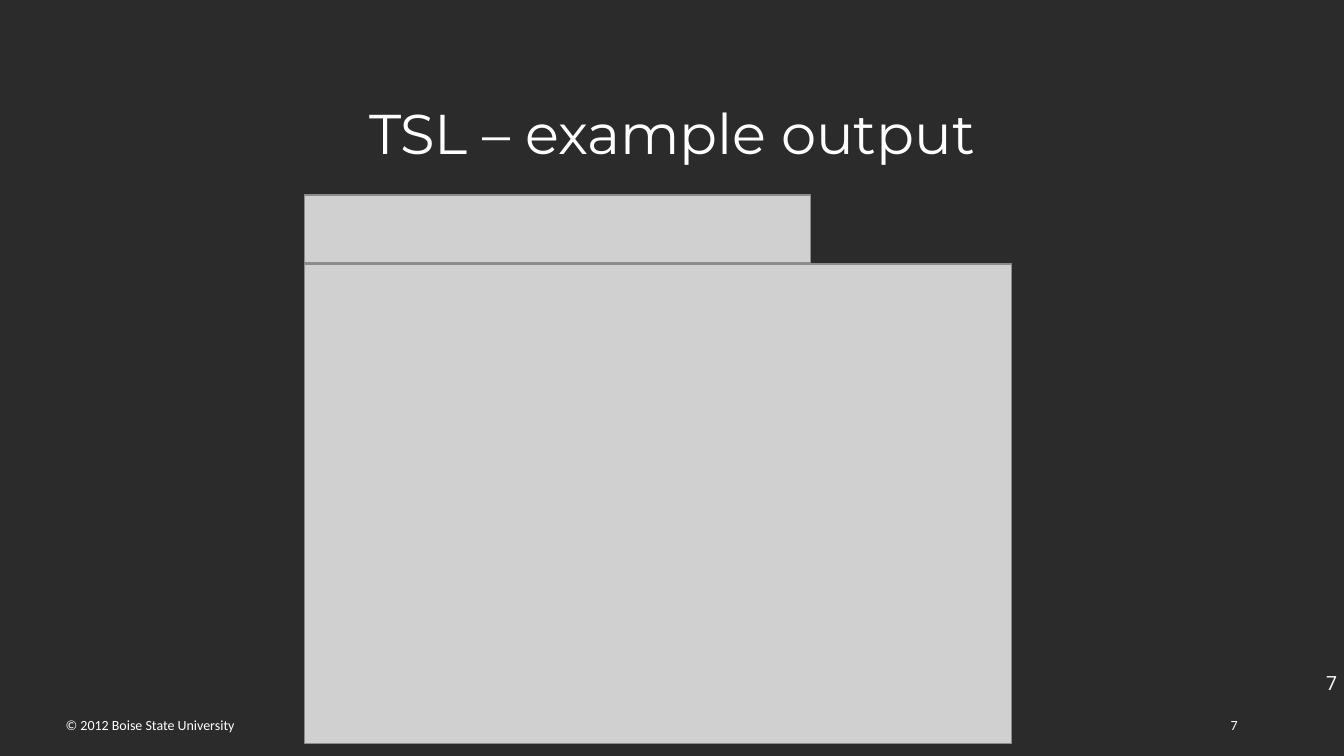
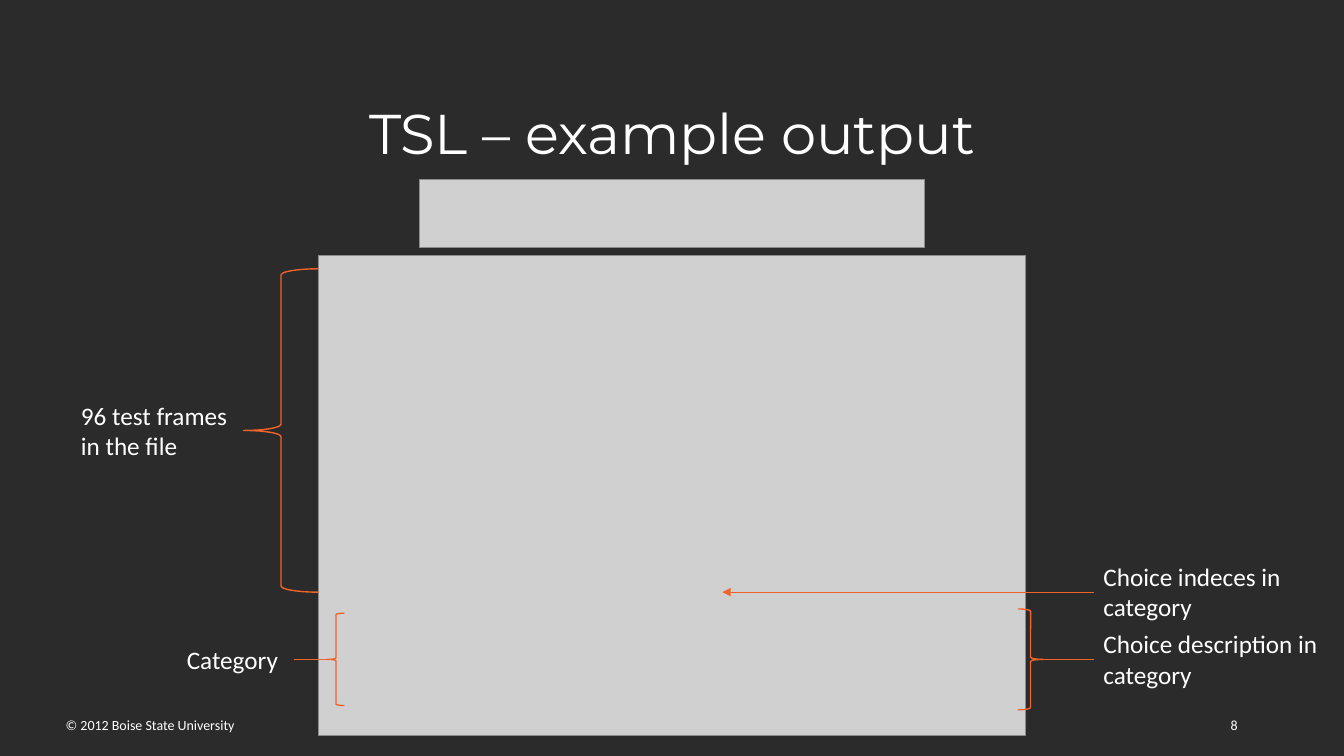
Before and after one commit to Panik-Kontrol/MastersProject, a slide deck: slide 8 of BoiseState_project_proposal.pptx (slide 7 before the commit). Drawn at 1344x756 pixels with LibreOffice and Linux fonts; fonts in the diff are those of the drawing; grey boxes stand for pictures; background and template pictures are left out; a plain dark background stands for a picture behind light text. Boxes give left, top, right and bottom in pixels: in the first picture for what was removed or moved away, otherwise in the second. Text is boxed around its words. In the diff, an @@ line names an element or a change of style, - is before the commit and + after.

```diff
--- a/BoiseState_project_proposal.pptx
+++ b/BoiseState_project_proposal.pptx
@@ picture: place and size @@
-picture at [304,196,811,263]
+picture at [419,179,926,247]
@@ left brace added at [244,269,319,593], outline #F1632A 1 pt @@
@@ picture: place and size @@
-picture at [304,264,1011,744]
+picture at [319,256,1025,736]
@@ text added at [81,407,228,455], 18 pt, text #FFFFFF @@
+96 test frames in the file
@@ text added at [1103,568,1280,621], 18 pt, text #FFFFFF @@
+Choice indeces in category
@@ arrow added from (1094, 593) to (723, 593), #F1632A 0.75 pt @@
@@ left brace added at [328,613,345,706], outline #F1632A 1 pt @@
@@ right brace added at [1018,609,1044,710], outline #F1632A 1 pt @@
@@ text added at [187,652,278,674], 18 pt, text #FFFFFF @@
+Category
@@ line added from (328, 659) to (294, 659), #F1632A 1 pt @@
@@ line added from (1044, 659) to (1094, 659), #F1632A 1 pt @@
@@ text added at [1103,635,1317,689], 18 pt, text #FFFFFF @@
+Choice description in category
@@ page number removed at [1326,676,1337,690] @@
-7
@@ page number at [1231,720,1238,730]: text changed @@
-7
+8
```
Also in this commit, not shown: 12 other slides changed, 3 slides added.
